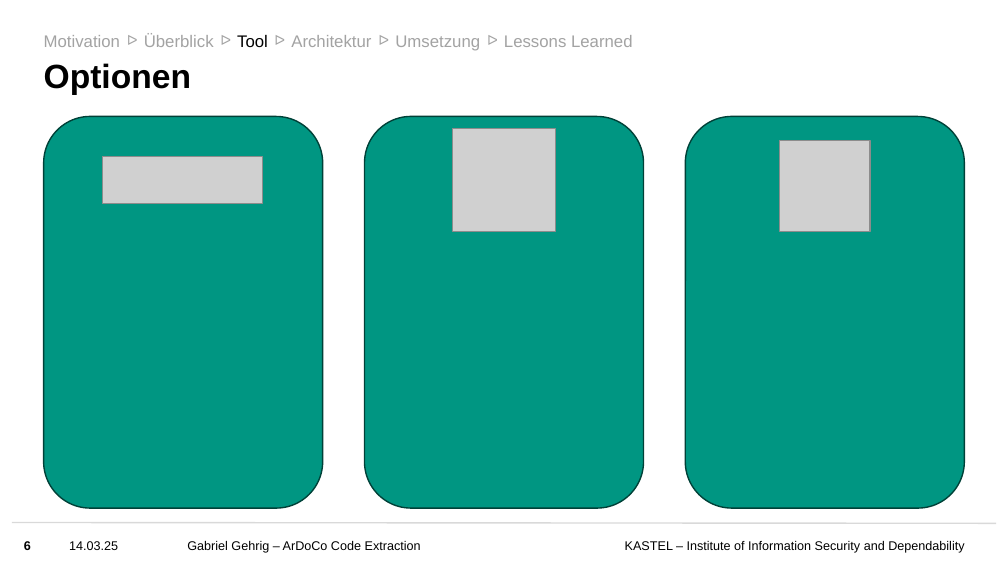
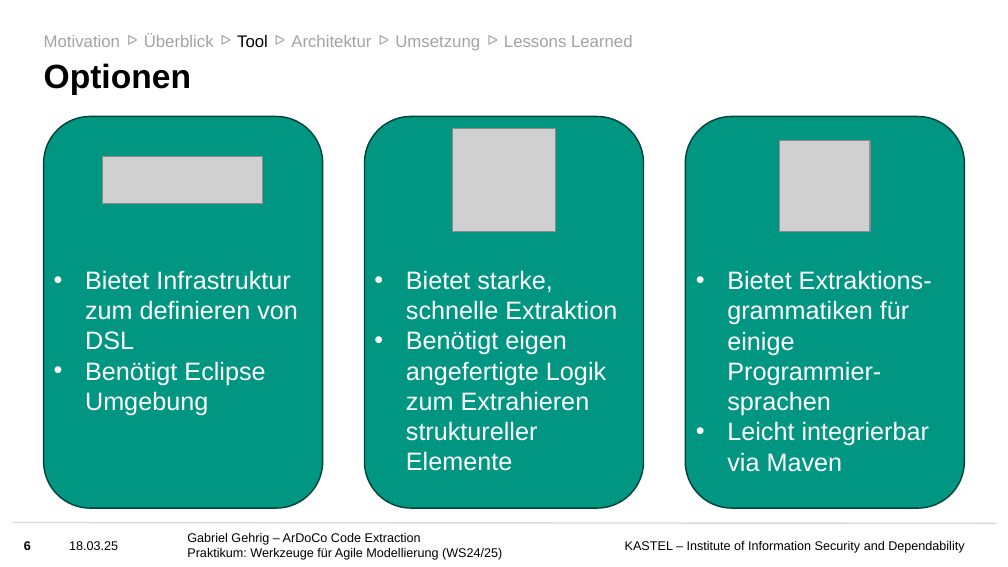
Before and after one commit to ardoco/ardoco, a slide deck: slide 6 of doc/Folien Praktikum ArDoCo.pptx. Drawn at 1008x567 pixels with LibreOffice and Linux fonts; fonts in the diff are those of the drawing; grey boxes stand for pictures; background and template pictures are left out. Boxes give left, top, right and bottom in pixels: in the first picture for what was removed or moved away, otherwise in the second. Text is boxed around its words. In the diff, an @@ line names an element or a change of style, - is before the commit and + after.

```diff
--- a/doc/Folien Praktikum ArDoCo.pptx
+++ b/doc/Folien Praktikum ArDoCo.pptx
@@ text added at (85,270,298,415), 18 pt, text #FFFFFF @@
+• Bietet Infrastruktur zum definieren von DSL
+• Benötigt Eclipse Umgebung
@@ text added at (406,270,617,471), 18 pt, text #FFFFFF @@
+• Bietet starke, schnelle Extraktion
+• Benötigt eigen angefertigte Logik zum Extrahieren struktureller Elemente
@@ text added at (727,270,932,472), 18 pt, text #FFFFFF @@
+• Bietet Extraktions-grammatiken für einige Programmier-sprachen
+• Leicht integrierbar via Maven
@@ text at (69,541,118,550): text changed @@
-14.03.25
+18.03.25
@@ text at (187,548,502,560): paragraph added @@
+Praktikum: Werkzeuge für Agile Modellierung (WS24/25)
```
Also in this commit, not shown: 11 other slides changed, 13 slides added, 11 other files.
